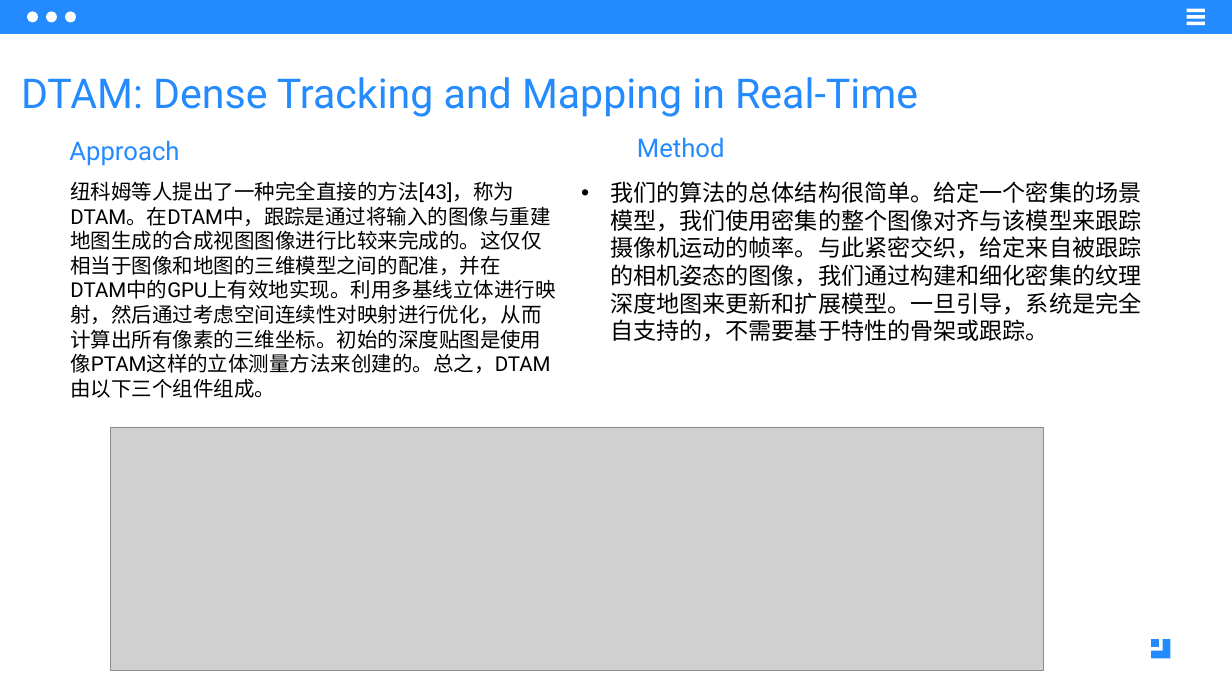
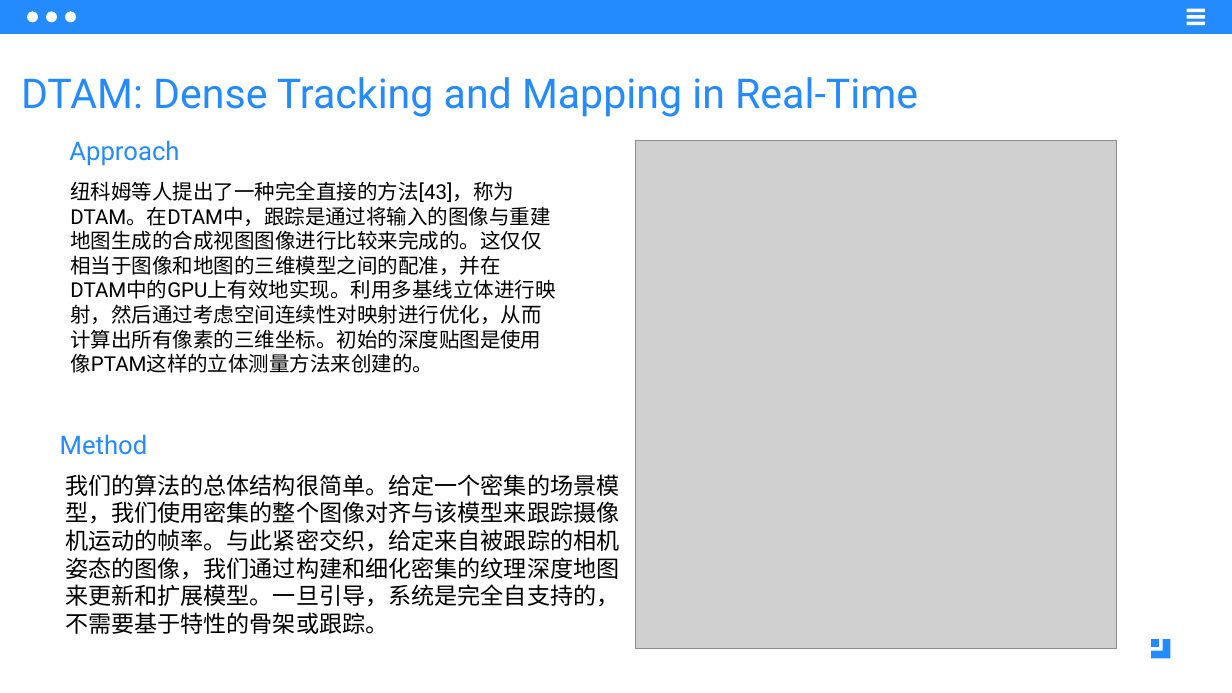
Before and after one commit to drb-ecust/auto_drive, a slide deck: slide 8 of 视觉slam调研/视觉SLAM调研.pptx (slide 5 before the commit). Drawn at 1232x693 pixels with LibreOffice and Linux fonts; fonts in the diff are those of the drawing; grey boxes stand for pictures. Boxes give left, top, right and bottom in pixels: in the first picture for what was removed or moved away, otherwise in the second. Text is boxed around its words. In the diff, an @@ line names an element or a change of style, - is before the commit and + after.

```diff
--- a/视觉slam调研/视觉SLAM调研.pptx
+++ b/视觉slam调研/视觉SLAM调研.pptx
@@ picture added at (636, 140, 1116, 649) @@
@@ text at (70, 181, 555, 373): text changed @@
-纽科姆等人提出了一种完全直接的方法[43]，称为DTAM。在DTAM中，跟踪是通过将输入的图像与重建地图生成的合成视图图像进行比较来完成的。这仅仅相当于图像和地图的三维模型之间的配准，并在DTAM中的GPU上有效地实现。利用多基线立体进行映射，然后通过考虑空间连续性对映射进行优化，从而计算出所有像素的三维坐标。初始的深度贴图是使用像PTAM这样的立体测量方法来创建的。总之，DTAM由以下三个组件组成。
+纽科姆等人提出了一种完全直接的方法[43]，称为DTAM。在DTAM中，跟踪是通过将输入的图像与重建地图生成的合成视图图像进行比较来完成的。这仅仅相当于图像和地图的三维模型之间的配准，并在DTAM中的GPU上有效地实现。利用多基线立体进行映射，然后通过考虑空间连续性对映射进行优化，从而计算出所有像素的三维坐标。初始的深度贴图是使用像PTAM这样的立体测量方法来创建的。
@@ text "Method": place and size @@
-text "Method" at (637, 137, 725, 158)
+text "Method" at (60, 434, 148, 455)
@@ picture removed at (111, 428, 1044, 671) @@
@@ text "我们的算法的总体结构很简单。给定一个密集的场景模型，我们使用密集的整个图像对齐与该模型来跟踪摄像机运动的帧率。与此紧密交 ...": place and size @@
-text "我们的算法的总体结构很简单。给定一个密集的场景模型，我们使用密集的整个图像对齐与该模型来跟踪摄像机运动的帧率。与此紧密交 ..." at (610, 181, 1141, 342)
+text "我们的算法的总体结构很简单。给定一个密集的场景模型，我们使用密集的整个图像对齐与该模型来跟踪摄像机运动的帧率。与此紧密交 ..." at (65, 474, 619, 634)
@@ text "我们的算法的总体结构很简单。给定一个密集的场景模型，我们使用密集的整个图像对齐与该模型来跟踪摄像机运动的帧率。与此紧密交 ..." at (65, 474, 619, 634): bullet • to none @@
```
Also in this commit, not shown: 2 other slides changed, 3 slides added, 1 slide removed, 5 other files.
